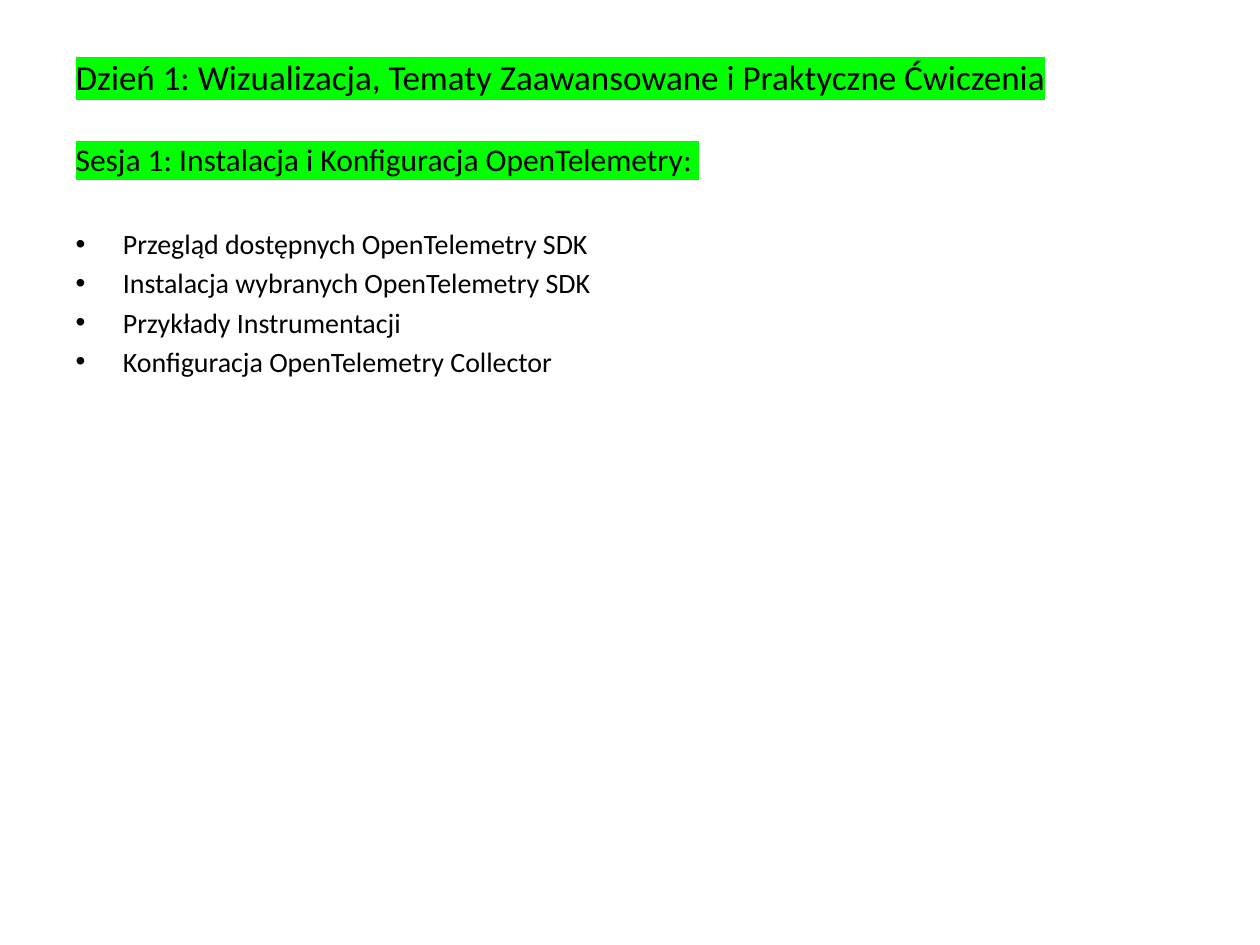
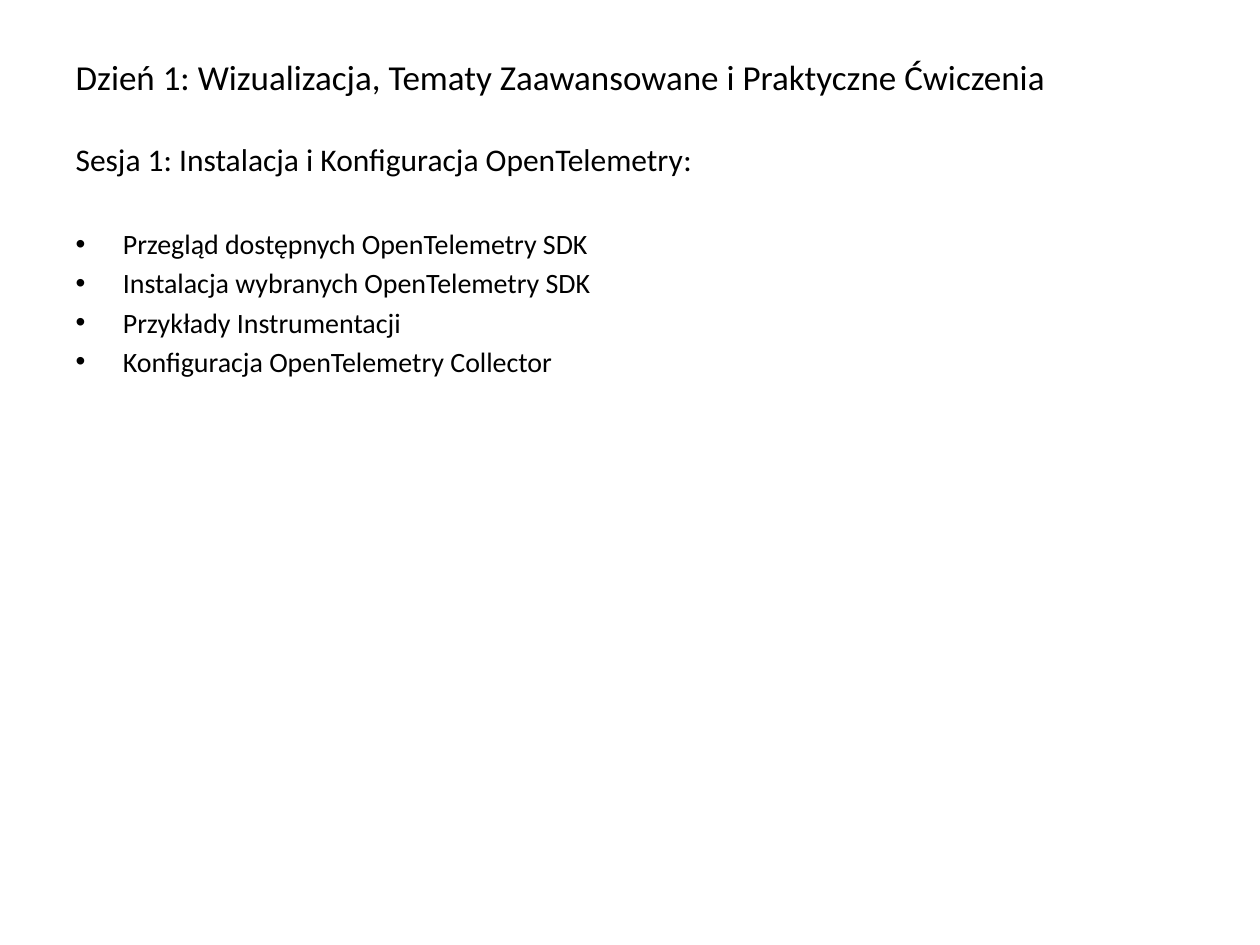
Before and after one commit to Kapsztajn/otel_training_python, a slide deck: slide 3 of otel teoria/Day 1 session 2.1 Przeglad SDK.pptx. Drawn at 1260x945 pixels with LibreOffice and Linux fonts; fonts in the diff are those of the drawing. Boxes give left, top, right and bottom in pixels: in the first picture for what was removed or moved away, otherwise in the second. Text is boxed around its words. In the diff, an @@ line names an element or a change of style, - is before the commit and + after.

```diff
--- a/otel teoria/Day 1 session 2.1 Przeglad SDK.pptx
+++ b/otel teoria/Day 1 session 2.1 Przeglad SDK.pptx
@@ title "Dzień 1: Wizualizacja, Tematy Zaawansowane ..." at box(76, 61, 1044, 177): highlight #00FF00 to none @@
```
Also in this commit, not shown: 7 other slides changed, 23 other files.
